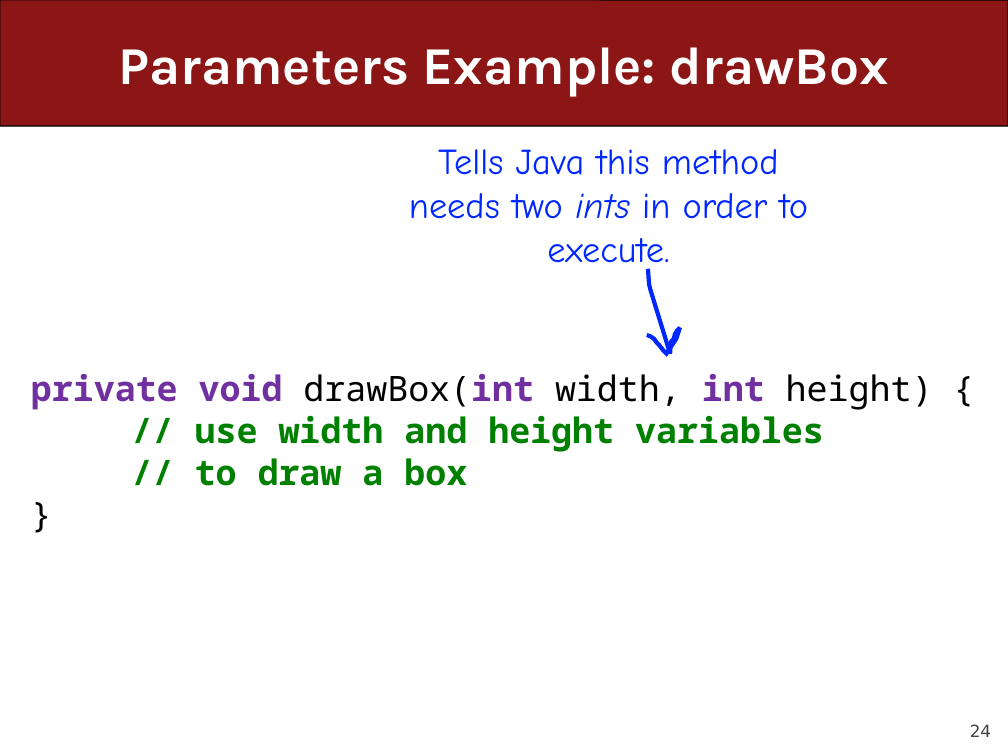
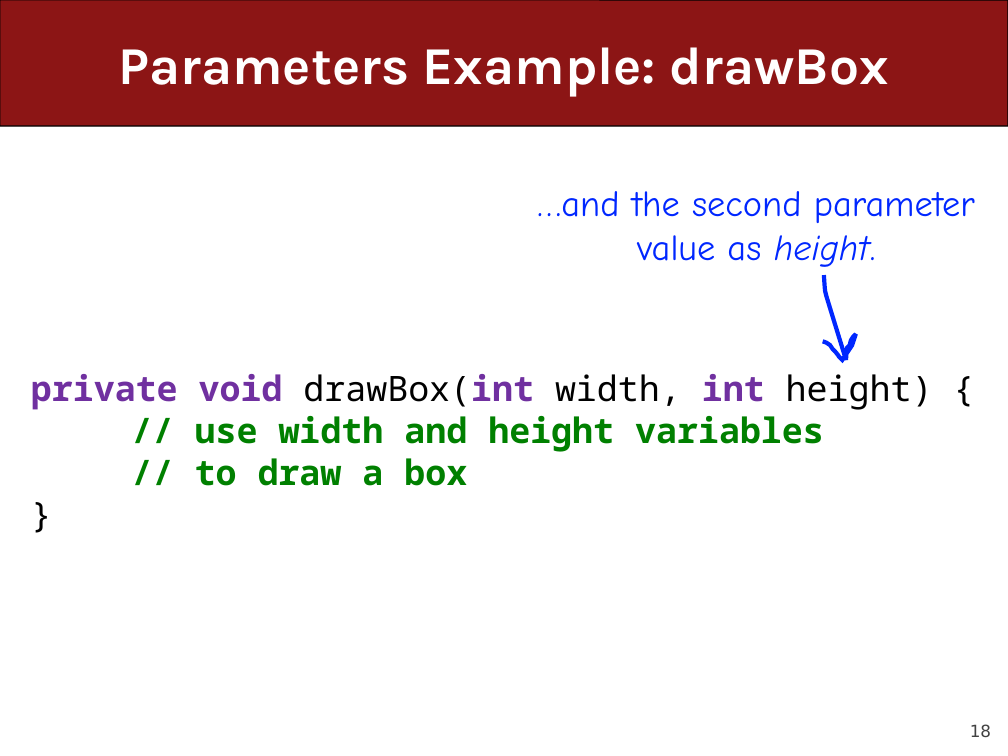
Before and after one commit to ckincaid17/cs106a-summer-2018, a slide deck: slide 18 of WWW/lectures/Lecture8/Lecture8.pptx (slide 24 before the commit). Drawn at 1008x756 pixels with LibreOffice and Linux fonts; fonts in the diff are those of the drawing. Boxes give left, top, right and bottom in pixels: in the first picture for what was removed or moved away, otherwise in the second. Text is boxed around its words. In the diff, an @@ line names an element or a change of style, - is before the commit and + after.

```diff
--- a/WWW/lectures/Lecture8/Lecture8.pptx
+++ b/WWW/lectures/Lecture8/Lecture8.pptx
@@ text at bbox=[537, 191, 975, 267]: text changed @@
-Tells Java this method needs two ints in order to execute.
+…and the second parameter value as height.
@@ freeform shape: place and size @@
-freeform shape at bbox=[647, 269, 680, 354]
+freeform shape at bbox=[823, 275, 856, 360]
@@ page number at bbox=[970, 724, 991, 737]: text changed @@
-24
+18
```
Also in this commit, not shown: 11 other slides changed, 5 slides added, 26 slides removed, 13 other files.
